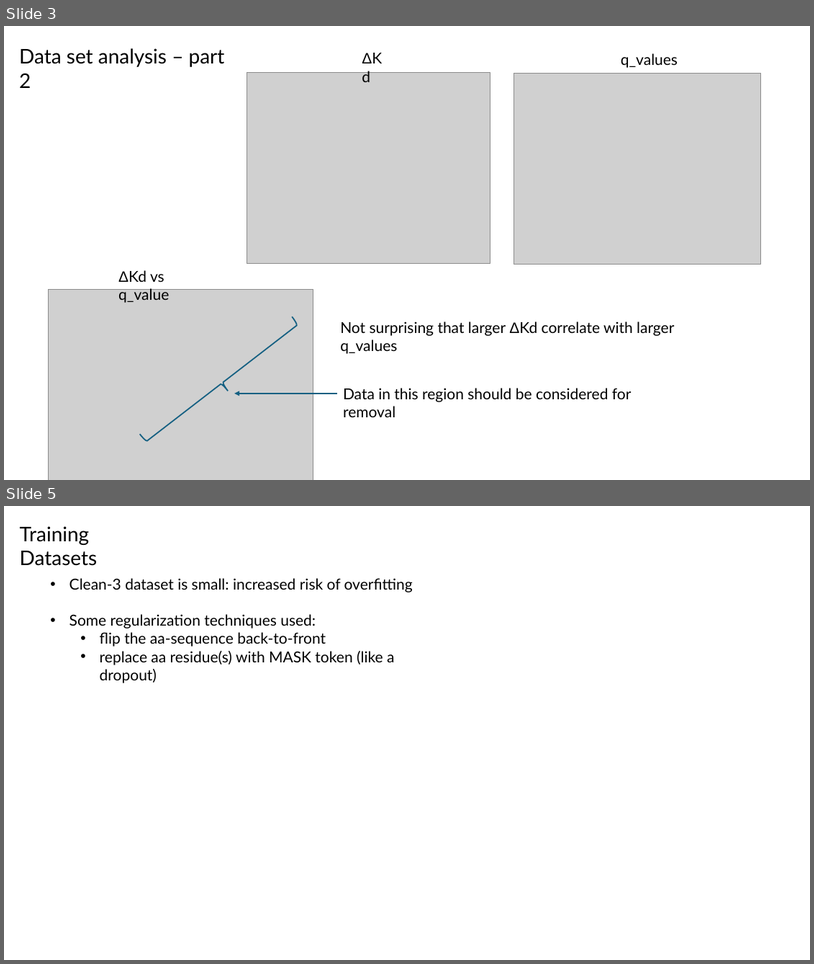
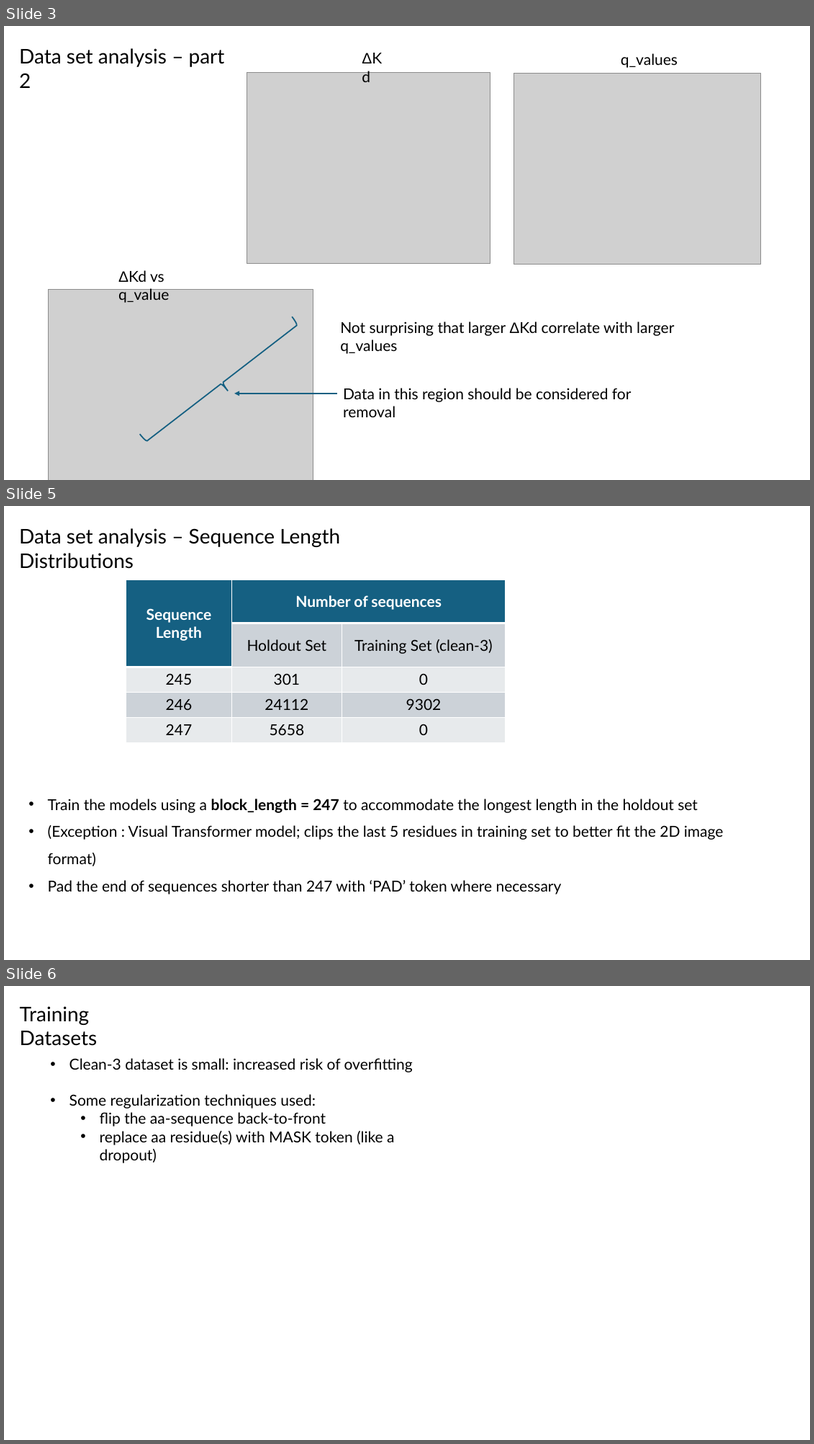
Before and after one commit to planaria158/BERT-antibody-antigen-binding-energy, a slide deck: Homework-aAlphaBio.pptx. Shown one above the other, each under a label of ours: slides 3 and 5 before the commit, slides 3, 5 and 6 after it; the slides between them are not shown. The pictures are 814x964 and 814x1444 pixels, drawn with LibreOffice and Linux fonts; fonts in the diff are those of the drawing; grey boxes stand for pictures. Boxes give left, top, right and bottom in pixels: in the first picture for what was removed or moved away, otherwise in the second. Text is boxed around its words. In the diff, an @@ line names an element or a change of style, - is before the commit and + after.

```diff
--- a/Homework-aAlphaBio.pptx
+++ b/Homework-aAlphaBio.pptx
@@ slide 5 added at (4, 506, 810, 960), background #FFFFFF @@
@@ text added at (19, 528, 340, 569), 24 pt, text #000000 @@
+Data set analysis – Sequence Length Distributions
@@ table added at (126, 580, 506, 743), 5 rows, 3 columns @@
+Sequence Length | Number of sequences | 
+ | Holdout Set | Training Set (clean-3)
+245 | 301 | 0
+246 | 24112 | 9302
+247 | 5658 | 0
@@ text added at (48, 798, 724, 894), 18 pt, text #000000 @@
+• Train the models using a block_length = 247 to accommodate the longest length in the holdout set
+• (Exception : Visual Transformer model; clips the last 5 residues in training set to better fit the 2D image format)
+• Pad the end of sequences shorter than 247 with ‘PAD’ token where necessary
@@ what was slide 5 is now slide 6 @@
```
Also in this commit, not shown: 7 slides changed, 3 other slides added.
